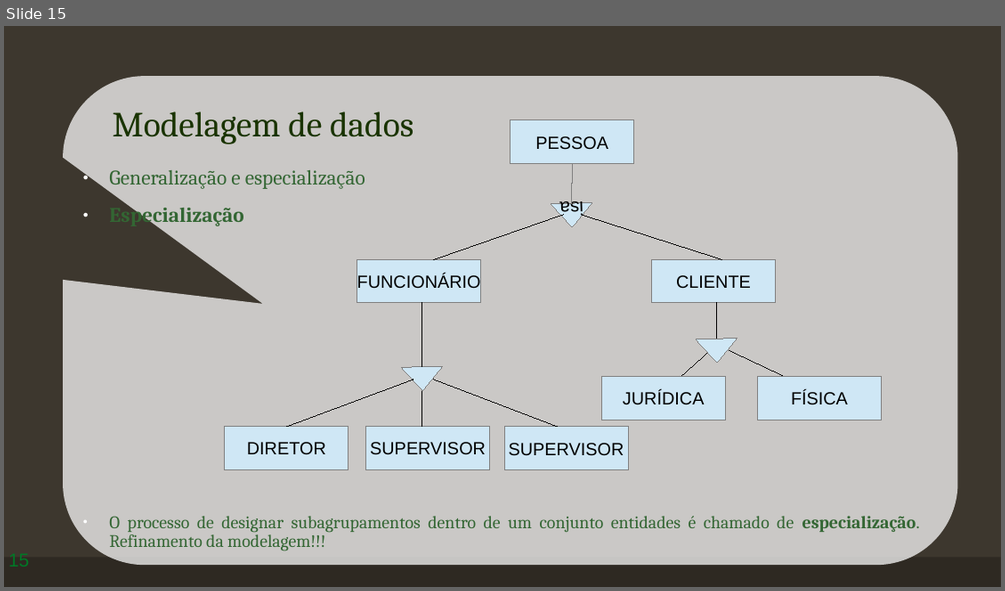
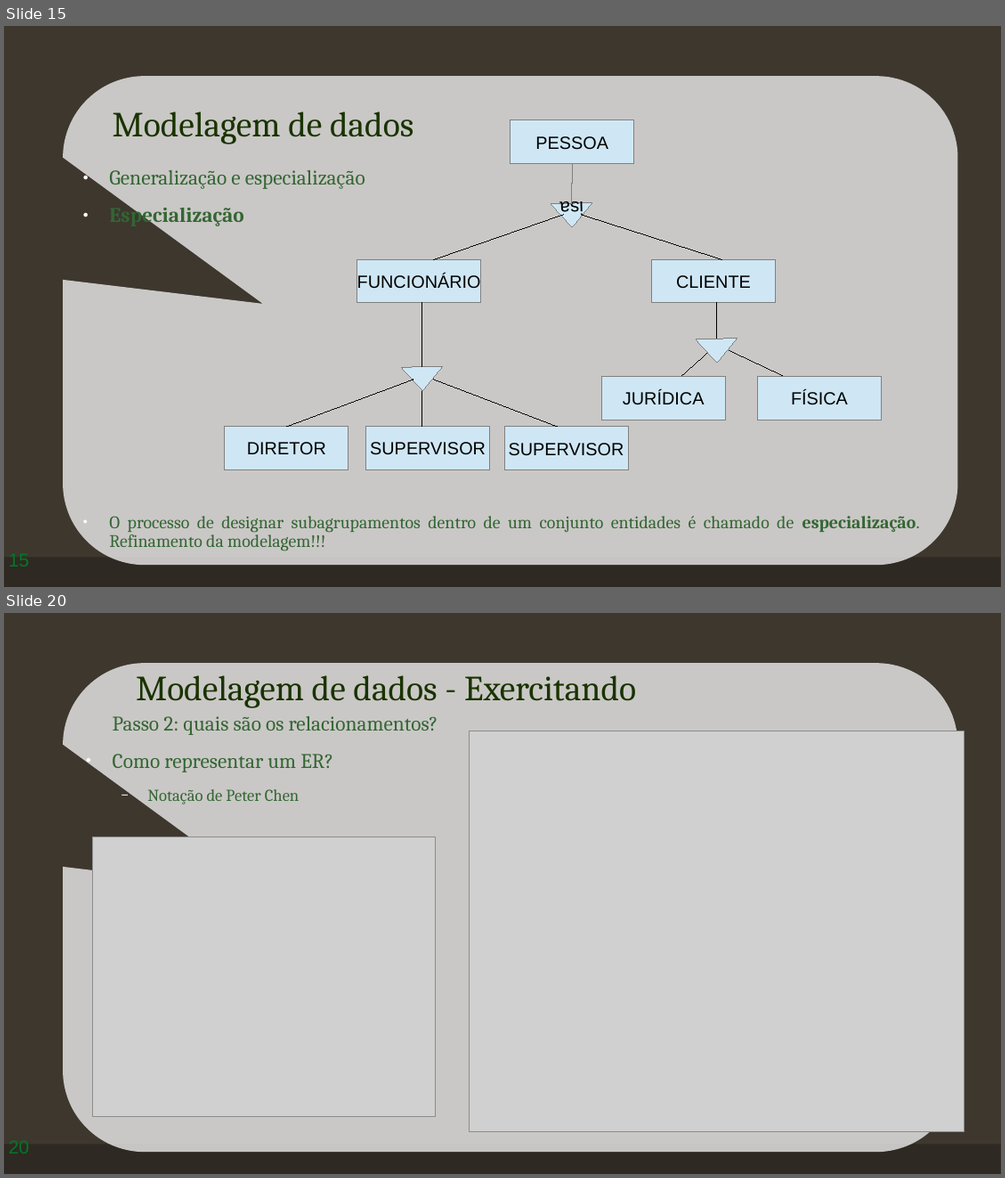
Before and after one commit to profvh/BD1, a slide deck: aulas/Banco de dados - aula 04.odp. Shown one above the other, each under a label of ours: slide 15 before the commit, slides 15 and 20 after it; the slides between them are not shown. The pictures are 1005x591 and 1005x1178 pixels, drawn with LibreOffice and Linux fonts; fonts in the diff are those of the drawing; grey boxes stand for pictures; background and template pictures are left out. Boxes give left, top, right and bottom in pixels: in the first picture for what was removed or moved away, otherwise in the second. Text is boxed around its words. In the diff, an @@ line names an element or a change of style, - is before the commit and + after.

```diff
--- a/aulas/Banco de dados - aula 04.odp
+++ b/aulas/Banco de dados - aula 04.odp
@@ slide 20 added at (x1=4, y1=613, x2=1001, y2=1174), background picture (left out); not listed: 1 template element that a slide beside it also shows @@
@@ rounded speech box added at (x1=63, y1=663, x2=958, y2=1152), fill #FFFFFF at 73% opacity @@
@@ title added at (x1=136, y1=675, x2=636, y2=708), 34 pt, text #193300 @@
+Modelagem de dados - Exercitando
@@ text added at (x1=113, y1=716, x2=438, y2=804), 20 pt, text #336633 @@
+Passo 2: quais são os relacionamentos?
+● Como representar um ER?
+  − Notação de Peter Chen
@@ picture added at (x1=469, y1=730, x2=963, y2=1131) @@
@@ picture added at (x1=92, y1=836, x2=436, y2=1116) @@
@@ page number added at (x1=4, y1=1131, x2=101, y2=1167), 18 pt, text #007826 @@
+20
```
Also in this commit, not shown: 6 other slides added.
